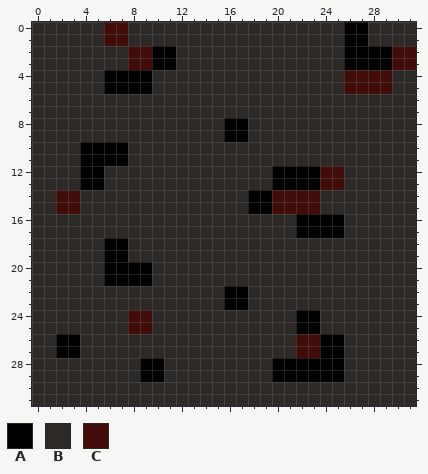
Pixel-art sprite, stored at client/assets/tiles/floor_burnt.png. This is how it looked before the edit.
The file is 32x32 pixels. Colours within 5 levels of each other are drawn and written as one.
Palette (. is transparent): A #000000  B #2c2927  C #420c09
And afterwards:
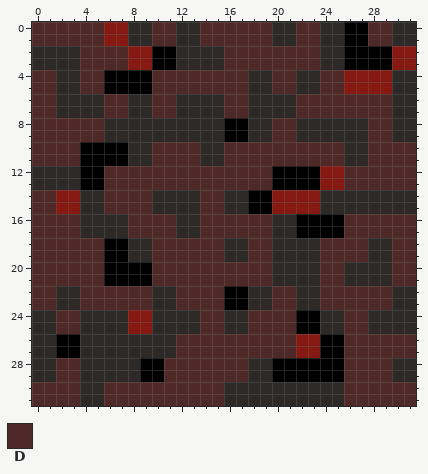
Colours new in this view: D #4f2927
The edit:
Colour C changes from #420c09 to #871913.
Colour B gives way to colour D in rows 0 to 1 at x 0 to 5, 10 to 11, 14 to 19, 22 to 23 and 28 to 29; in rows 2 to 3 at x 4 to 7 and 16 to 23; in rows 4 to 5 at x 0 to 1, 4 to 5, 10 to 17, 20 to 21 and 24 to 25; in rows 6 to 7 at x 0 to 1, 6 to 7, 10 to 11, 16 to 17 and 22 to 29; in rows 8 to 9 at x 0 to 5, 20 to 21 and 28 to 29; in rows 10 to 11 at x 0 to 3, 10 to 13, 16 to 25 and 28 to 31.
Colour B gives way to colour D in rows 12 to 13 at x 6 to 19 and 26 to 31; in rows 14 to 15 at x 0 to 1, 6 to 9 and 14 to 15; in rows 16 to 17 at x 0 to 3, 8 to 11, 14 to 19 and 26 to 31; in rows 18 to 19 at x 0 to 5, 10 to 15, 18 to 19, 24 to 27 and 30 to 31; in rows 20 to 21 at x 0 to 5, 10 to 19, 24 to 25 and 30 to 31; in rows 22 to 23 at x 0 to 1, 4 to 9, 12 to 15, 20 to 21 and 24 to 29.
Colour B gives way to colour D in rows 24 to 25 at x 2 to 3, 14 to 15, 18 to 21 and 26 to 27; in rows 26 to 27 at x 12 to 21 and 26 to 31; in rows 28 to 29 at x 2 to 3, 11 to 17 and 26 to 29; in rows 30 to 31 at x 0 to 3, 6 to 15 and 26 to 31.
